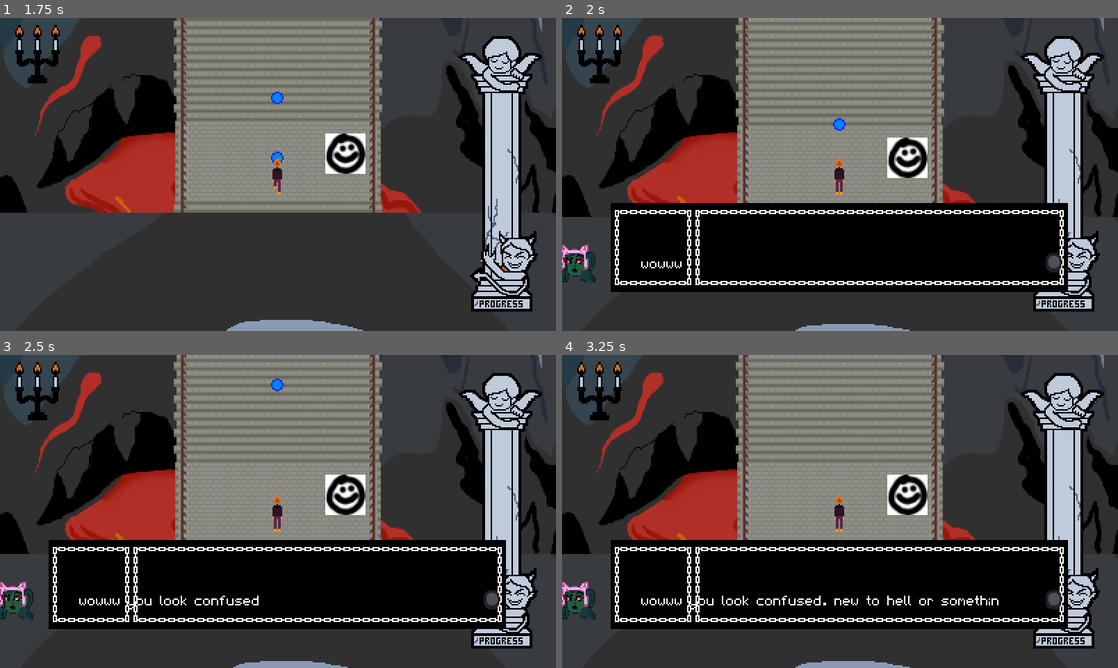
Above: before the commit, frames 1-4 (two rows, left to right).
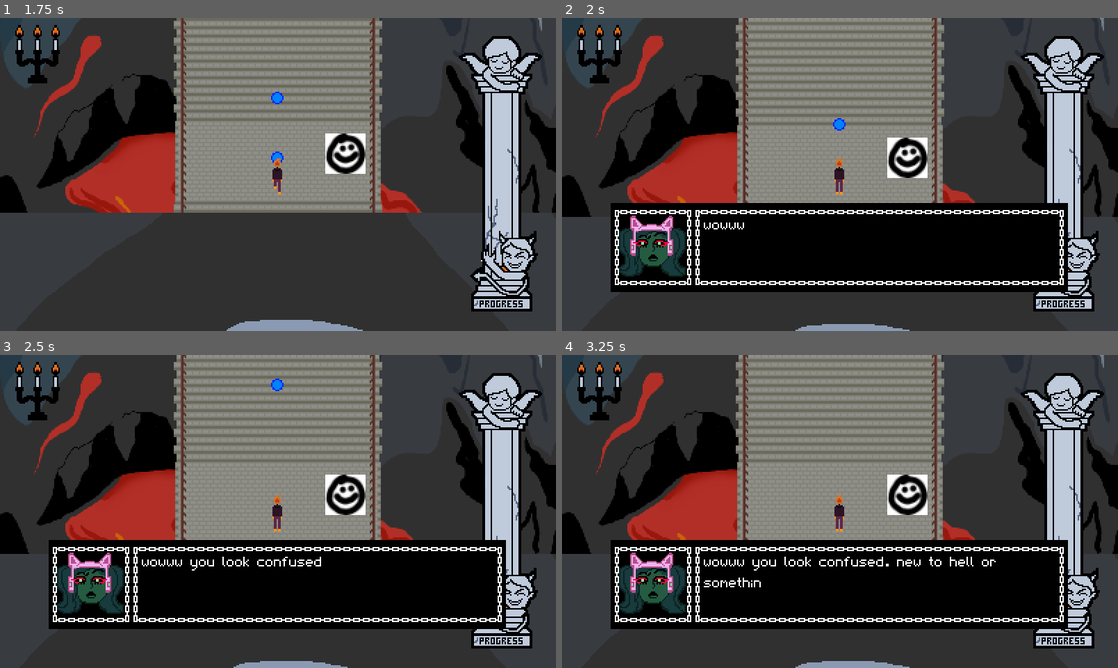
Above: after the commit, the same moments.

Repository: RegularSalamander/burnt-out-seven-sins
Game: Godot game, scene res://Scenes/Game.tscn
The game is run twice, just before and just after one commit, with the same random seed, the same clock (stepped at 60 frames per second) and the same inputs.
Inputs:
- Up to frame 1 (1.75 s): tap Enter (ui_accept) at 0.5 s; hold Up (ui_up) from 0.53 s (still down); tap Space (jump) at 0.77, 1.52 s
- Up to frame 2 (2 s): keep holding Up (ui_up)
- Up to frame 3 (2.5 s): release Up (ui_up) at 2.03 s; hold Left (left) from 2.03 s (still down)
- Up to frame 4 (3.25 s): keep holding Left (left); tap Space (jump) at 3.02 s

Frame 1 is identical in both runs. In frame 2, 2.5% of the frame differs, in the area x 0-90%, y 63-85%; in frame 3, 2.9%; in frame 4, 3.4%.

Commit message:
actually fixed the merge

Diff:
--- a/Scenes/Dialog.tscn
+++ b/Scenes/Dialog.tscn
@@ -19,14 +19,15 @@
 }
 initDialog = "res://Dialog/test.json"
 
-[node name="TextArea" type="TextureRect" parent="."]
-margin_left = 5.0
-margin_top = 430.0
-margin_right = 334.0
-margin_bottom = 494.0
+[node name="TextArea" type="Control" parent="."]
+anchor_left = 0.5
+anchor_right = 0.5
+margin_left = -128.0
+margin_top = 400.0
+margin_right = 128.0
+margin_bottom = 500.0
 grow_horizontal = 2
 grow_vertical = 2
-texture = ExtResource( 3 )
 __meta__ = {
 "_edit_use_anchors_": false
 }
